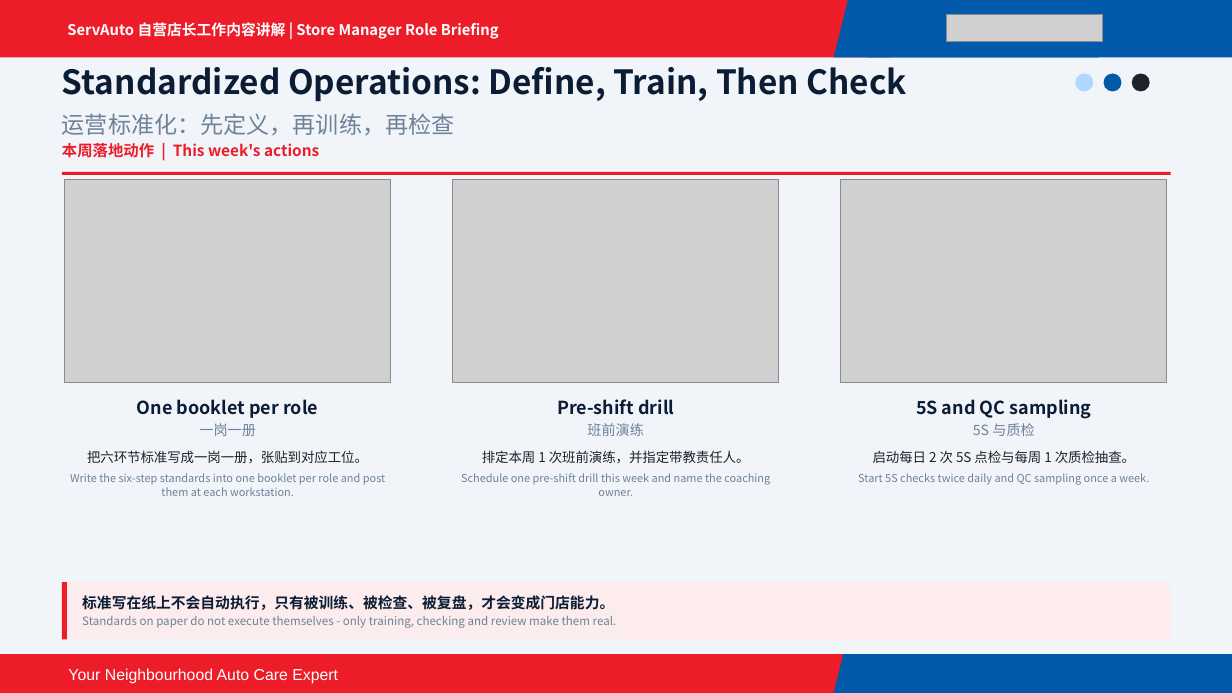
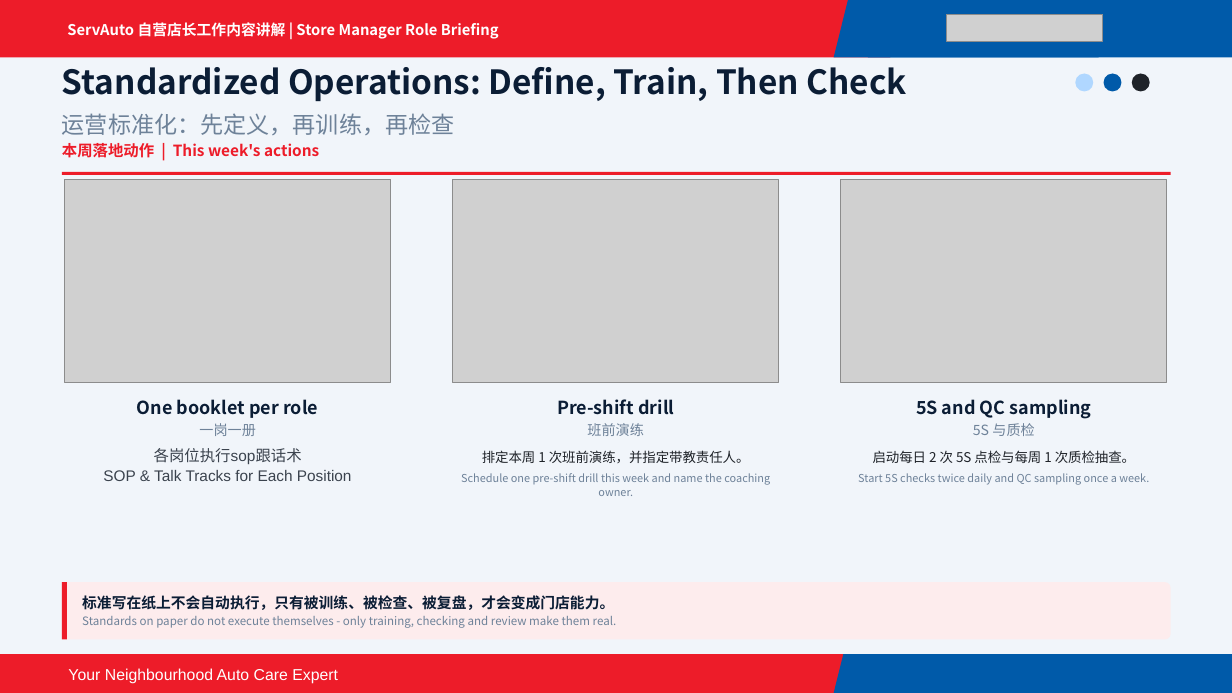
Before and after one commit to fangwei3322-hue/servauto-portal, a slide deck: slide 8 of public/files/training/store-manager-01-operational-standardization.pptx. Drawn at 1232x693 pixels with LibreOffice and Linux fonts; fonts in the diff are those of the drawing; grey boxes stand for pictures. Boxes give left, top, right and bottom in pixels: in the first picture for what was removed or moved away, otherwise in the second. Text is boxed around its words. In the diff, an @@ line names an element or a change of style, - is before the commit and + after.

```diff
--- a/public/files/training/store-manager-01-operational-standardization.pptx
+++ b/public/files/training/store-manager-01-operational-standardization.pptx
@@ text at box(103, 448, 352, 481): text changed; size 8.5 to 12 pt; font Noto Sans CJK SC to Arial; text colour #6E8299 to #3B434E @@
-把六环节标准写成一岗一册，张贴到对应工位。
-Write the six-step standards into one booklet per role and post them at each workstation.
+各岗位执行sop跟话术
+SOP & Talk Tracks for Each Position
```
Also in this commit, not shown: 3 other slides changed, 1 other file.
